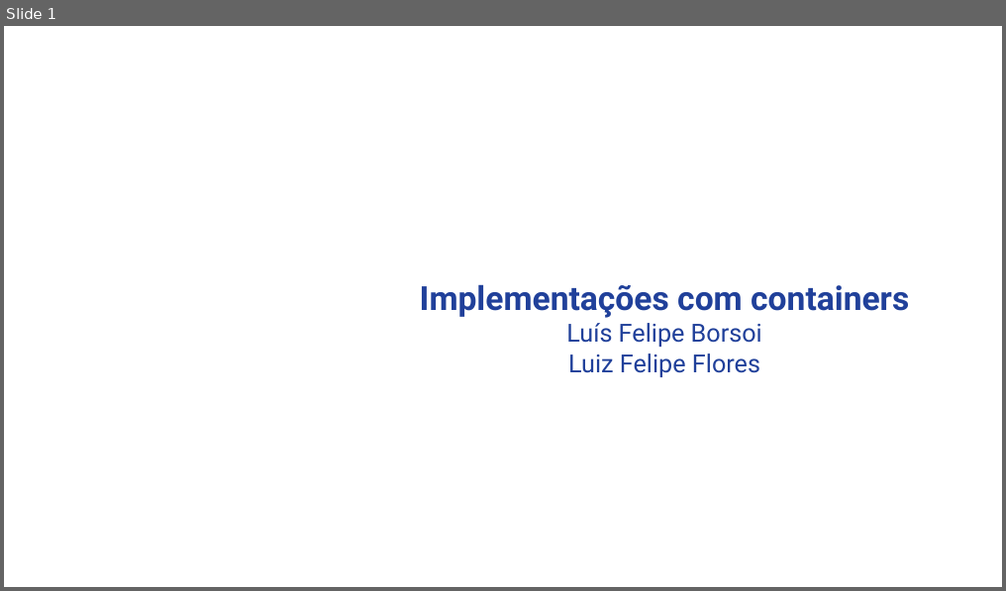
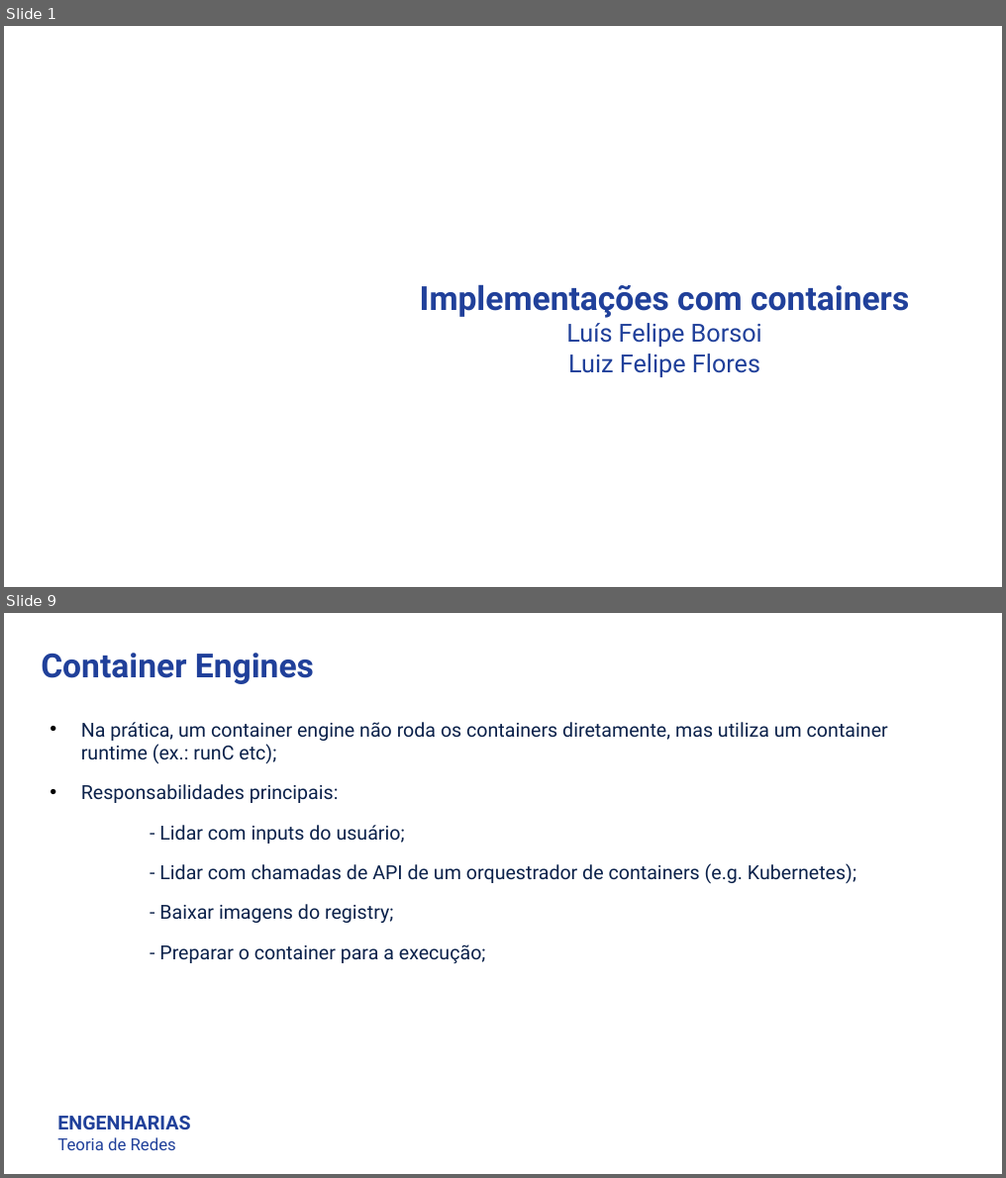
Before and after one commit to luisfelipe998/docker-demo, a slide deck: LuisFelipeBorsoi_LuizFelipeFlores_TGB.pptx. Shown one above the other, each under a label of ours: slide 1 before the commit, slides 1 and 9 after it; the slides between them are not shown. The pictures are 1006x591 and 1006x1178 pixels, drawn with LibreOffice and Linux fonts; fonts in the diff are those of the drawing; background and template pictures are left out. Boxes give left, top, right and bottom in pixels: in the first picture for what was removed or moved away, otherwise in the second. Text is boxed around its words. In the diff, an @@ line names an element or a change of style, - is before the commit and + after.

```diff
--- a/LuisFelipeBorsoi_LuizFelipeFlores_TGB.pptx
+++ b/LuisFelipeBorsoi_LuizFelipeFlores_TGB.pptx
@@ slide 9 added at [4, 613, 1002, 1174], background #FFFFFF @@
@@ text added at [41, 653, 314, 684], 24 pt, text #20409A, bold @@
+Container Engines
@@ text added at [81, 722, 888, 963], 14 pt, text #0B214A @@
+• Na prática, um container engine não roda os containers diretamente, mas utiliza um container runtime (ex.: runC etc);
+• Responsabilidades principais:
+  - Lidar com inputs do usuário;
+- Lidar com chamadas de API de um orquestrador de containers (e.g. Kubernetes);
+  - Baixar imagens do registry;
+  - Preparar o container para a execução;
@@ text added at [57, 1116, 190, 1151], 12 pt, text #20409A @@
+ENGENHARIAS
+Teoria de Redes
```
Also in this commit, not shown: 3 slides changed, 25 other slides added, 4 other files.
